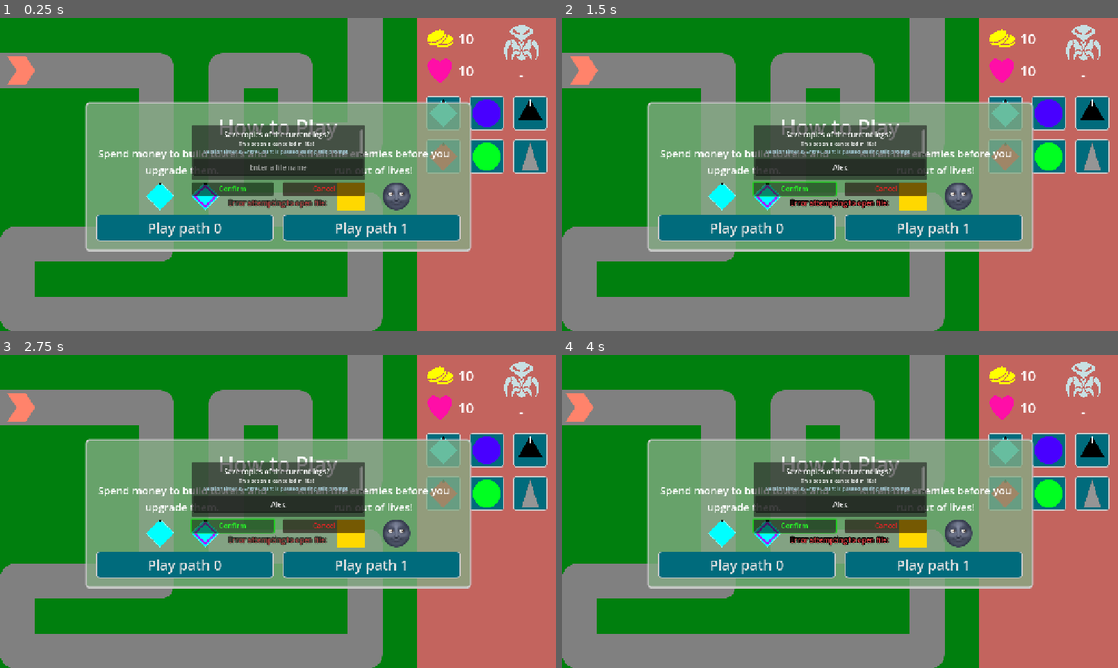
Above: before the commit, frames 1-4 (two rows, left to right).
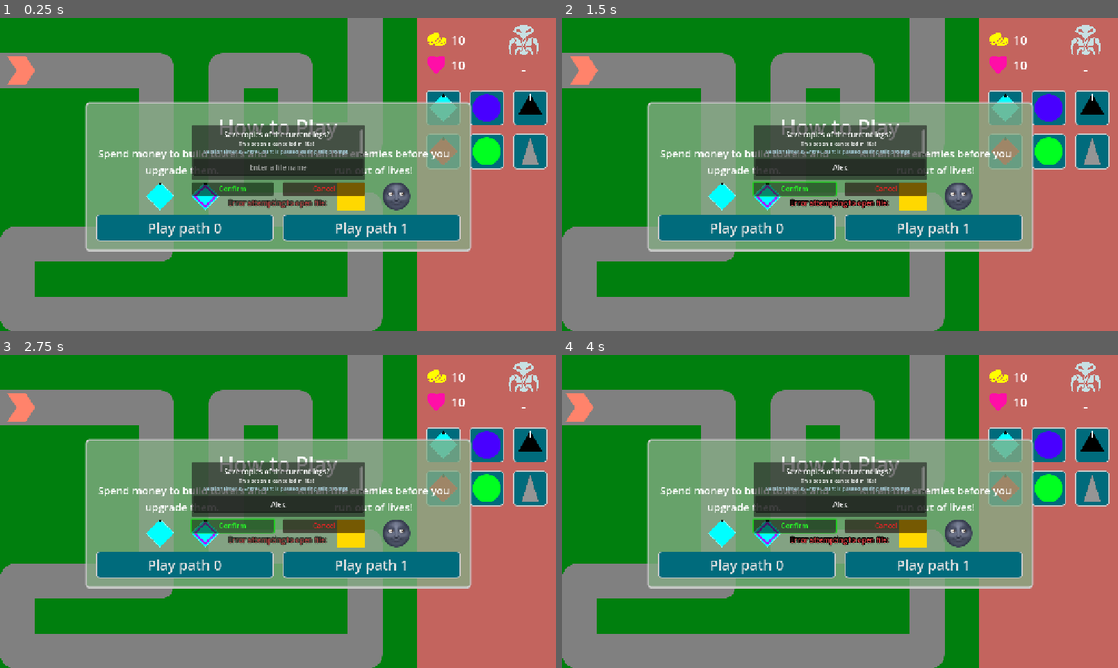
Above: after the commit, the same moments.

Repository: phrasmotica/godot-tower-defence
Game: Godot game, scene res://scenes/game.tscn
Same seed, same stepped clock (60 frames per second), same inputs: the game is played once before the commit and once after it.
Inputs (mouse positions are in pixels of both pictures, inside the frame that each line leads up to):
- Up to frame 1 (0.25 s): no input
- Up to frame 2 (1.5 s): click (840, 168) at 0.52 s; type "Alex" at 0.6 s; click "Confirm" at 1.25 s
- Up to frame 3 (2.75 s): click "Confirm" at 2 s
- Up to frame 4 (4 s): click "Play path 0" at 2.75 s; click "Play path 0" at 3.5 s

The runs differ from the first frame. In frame 1, 2.9% of the frame differs, in the area x 76-99%, y 2-50%; in frame 2, 2.9%; in frame 3, 2.9%; in frame 4, 2.9%.
Error in both runs: Trying to assign value of type 'Nil' to a variable of type 'Array'. (res://addons/GoLogger/Log.gd:296)

Commit message:
Improve game UI layout a bit, again...

Diff:
--- a/scenes/ui/game_ui/game_ui.tscn
+++ b/scenes/ui/game_ui/game_ui.tscn
@@ -36,7 +36,7 @@
 layout_mode = 2
 
 [node name="CreateTowerUI" parent="VBoxContainer" instance=ExtResource("4_3pagb")]
-custom_minimum_size = Vector2(0, 266)
+custom_minimum_size = Vector2(0, 278)
 layout_mode = 2
 
 [node name="TowerUIPusher" parent="VBoxContainer" node_paths=PackedStringArray("to_push") instance=ExtResource("7_dqr6q")]
--- a/scenes/ui/score_ui.tscn
+++ b/scenes/ui/score_ui.tscn
@@ -10,7 +10,7 @@
 [node name="ScoreUI" type="MarginContainer"]
 custom_minimum_size = Vector2(320, 0)
 offset_right = 320.0
-offset_bottom = 160.0
+offset_bottom = 133.0
 theme = ExtResource("2_27d4k")
 theme_override_constants/margin_left = 20
 theme_override_constants/margin_right = 20
@@ -32,29 +32,28 @@
 unique_name_in_owner = true
 layout_mode = 2
 icon = ExtResource("4_mrvhk")
-icon_size = 64.0
+icon_size = 48.0
 icon_colour = Color(1, 1, 0, 1)
-amount_text_size = 32
+abbreviate_amount = true
 
 [node name="LivesLabel" parent="HBoxContainer/VBoxContainer" instance=ExtResource("3_3bjug")]
 unique_name_in_owner = true
 layout_mode = 2
 text = "Lives"
 icon = ExtResource("5_xllah")
-icon_size = 64.0
+icon_size = 48.0
 icon_colour = Color(1, 0.054902, 0.654902, 1)
-amount_text_size = 32
 
 [node name="WaveLabel" parent="HBoxContainer" instance=ExtResource("3_3bjug")]
 unique_name_in_owner = true
-custom_minimum_size = Vector2(100, 0)
 layout_mode = 2
-size_flags_vertical = 8
+size_flags_horizontal = 3
+size_flags_vertical = 4
 alignment = 1
 default_text = "-"
 text = "Wave"
 icon = ExtResource("6_stxc5")
-icon_size = 92.0
+icon_size = 80.0
 icon_colour = Color(0.778707, 0.879066, 0.890793, 1)
 vertical_layout = true
 amount_text_size = 40
